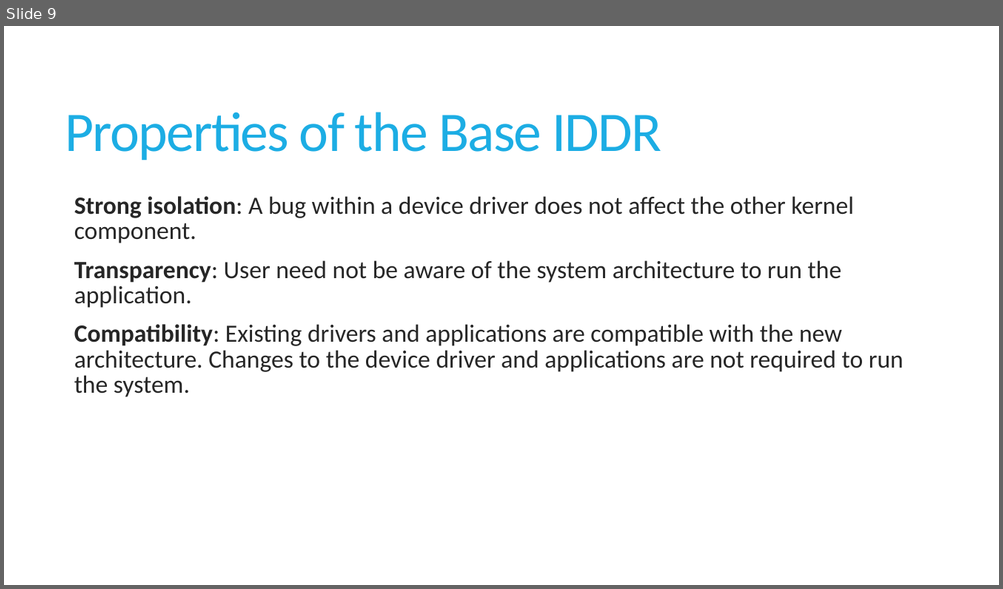
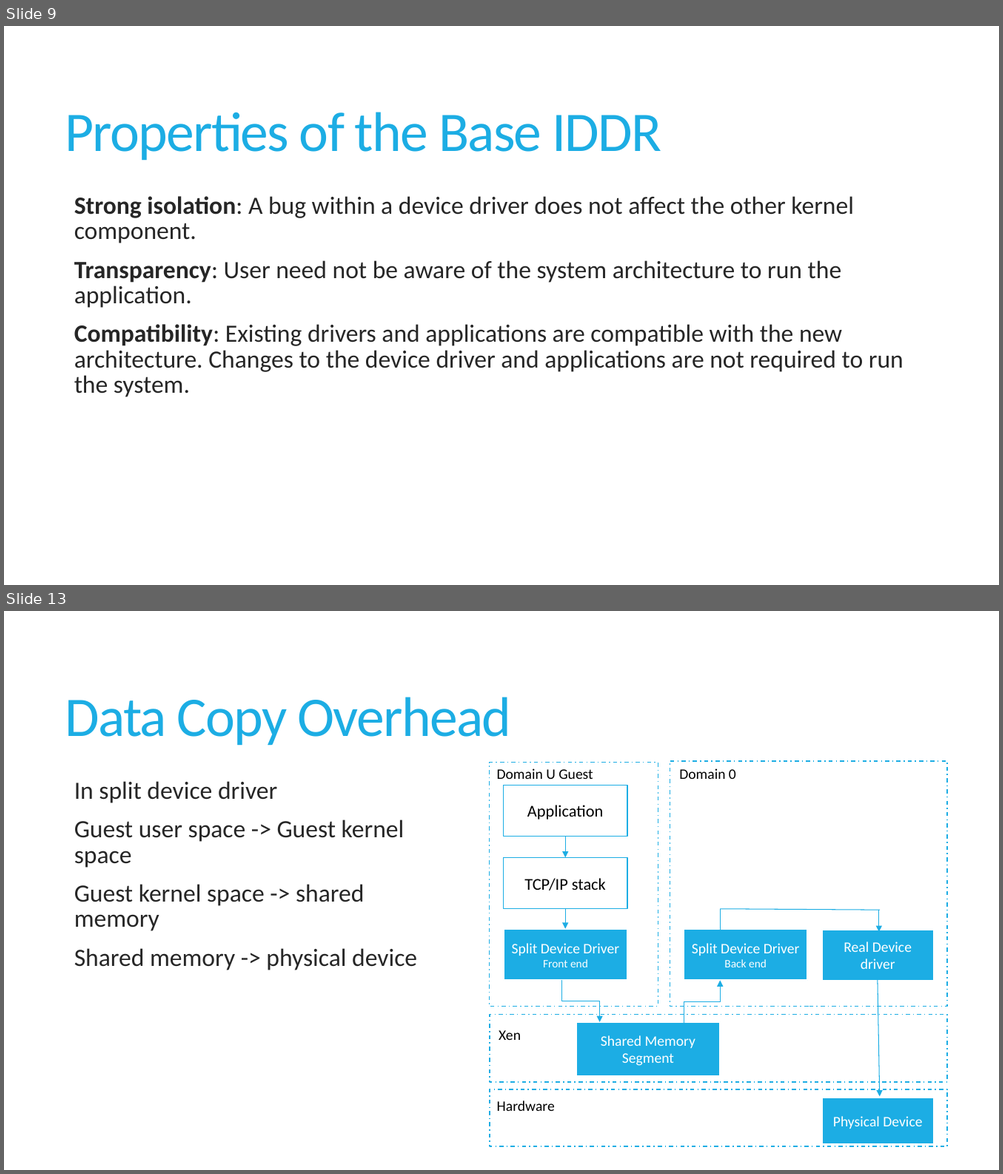
Before and after one commit to sushirol/Isolated-Driver-Domain, a slide deck: doc/presentation/IDDR.pptx. Shown one above the other, each under a label of ours: slide 9 before the commit, slides 9 and 13 after it; the slides between them are not shown. The pictures are 1003x589 and 1003x1174 pixels, drawn with LibreOffice and Linux fonts; fonts in the diff are those of the drawing. Boxes give left, top, right and bottom in pixels: in the first picture for what was removed or moved away, otherwise in the second. Text is boxed around its words. In the diff, an @@ line names an element or a change of style, - is before the commit and + after.

```diff
--- a/doc/presentation/IDDR.pptx
+++ b/doc/presentation/IDDR.pptx
@@ slide 13 added at [4,611,999,1170], background #FFFFFF @@
@@ title added at [65,697,511,746], 54 pt, text #1CADE4 @@
+Data Copy Overhead
@@ rectangle added at [489,763,657,1006], fill #FFFFFF, outline #1CADE4 1 pt dashed @@
@@ rectangle added at [669,761,947,1006], fill #FFFFFF, outline #1CADE4 1 pt dashed @@
@@ text added at [74,781,417,971], 24 pt, text #262626 @@
+  In split device driver
+  Guest user space -> Guest kernel space
+  Guest kernel space -> shared memory
+  Shared memory -> physical device
@@ text added at [497,769,592,779], 14 pt, text #000000 @@
+Domain U Guest
@@ rectangle added at [504,786,627,837], fill #FFFFFF, outline #1CADE4 1 pt, 16 pt, text #000000 @@
+Application
@@ text added at [679,769,736,779], 14 pt, text #000000 @@
+Domain 0
@@ arrow added from (565, 836) to (565, 858), #1CADE4 0.75 pt @@
@@ rectangle added at [504,858,627,909], fill #FFFFFF, outline #1CADE4 1 pt, 16 pt, text #000000 @@
+TCP/IP stack
@@ arrow added from (565, 909) to (565, 929), #1CADE4 0.75 pt @@
@@ line added from (720, 909) to (880, 910), #1CADE4 0.75 pt @@
@@ line added from (720, 931) to (720, 909), #1CADE4 0.75 pt @@
@@ arrow added from (879, 910) to (879, 932), #1CADE4 0.75 pt @@
@@ rectangle added at [504,930,628,981], fill #1CADE4, outline #FFFFFF 1.5 pt, 14 pt, text #FFFFFF @@
+Split Device Driver
+Front end
@@ rectangle added at [684,930,808,981], fill #1CADE4, outline #FFFFFF 1.5 pt, 14 pt, text #FFFFFF @@
+Split Device Driver
+Back end
@@ rectangle added at [822,930,933,981], fill #1CADE4, outline #FFFFFF 1.5 pt, 14 pt, text #FFFFFF @@
+Real Device driver
@@ elbow arrow added from (561, 980) to (600, 1023), #1CADE4 0.75 pt @@
@@ elbow arrow added from (684, 1024) to (720, 980), #1CADE4 0.75 pt @@
@@ arrow added from (878, 980) to (879, 1096), #1CADE4 0.75 pt @@
@@ rectangle added at [489,1014,947,1082], fill #FFFFFF, outline #1CADE4 1 pt dashed @@
@@ text added at [498,1031,521,1040], 14 pt, text #000000 @@
+Xen
@@ rectangle added at [576,1023,720,1076], fill #1CADE4, outline #FFFFFF 1.5 pt, 14 pt, text #FFFFFF @@
+Shared Memory Segment
@@ rectangle added at [489,1090,947,1147], fill #FFFFFF, outline #1CADE4 1 pt dashed @@
@@ rectangle added at [822,1098,933,1145], fill #1CADE4, outline #FFFFFF 1.5 pt, 14 pt, text #FFFFFF @@
+Physical Device
@@ text added at [497,1101,555,1111], 14 pt, text #000000 @@
+Hardware
```
Also in this commit, not shown: 2 slides changed, 5 other slides added.
